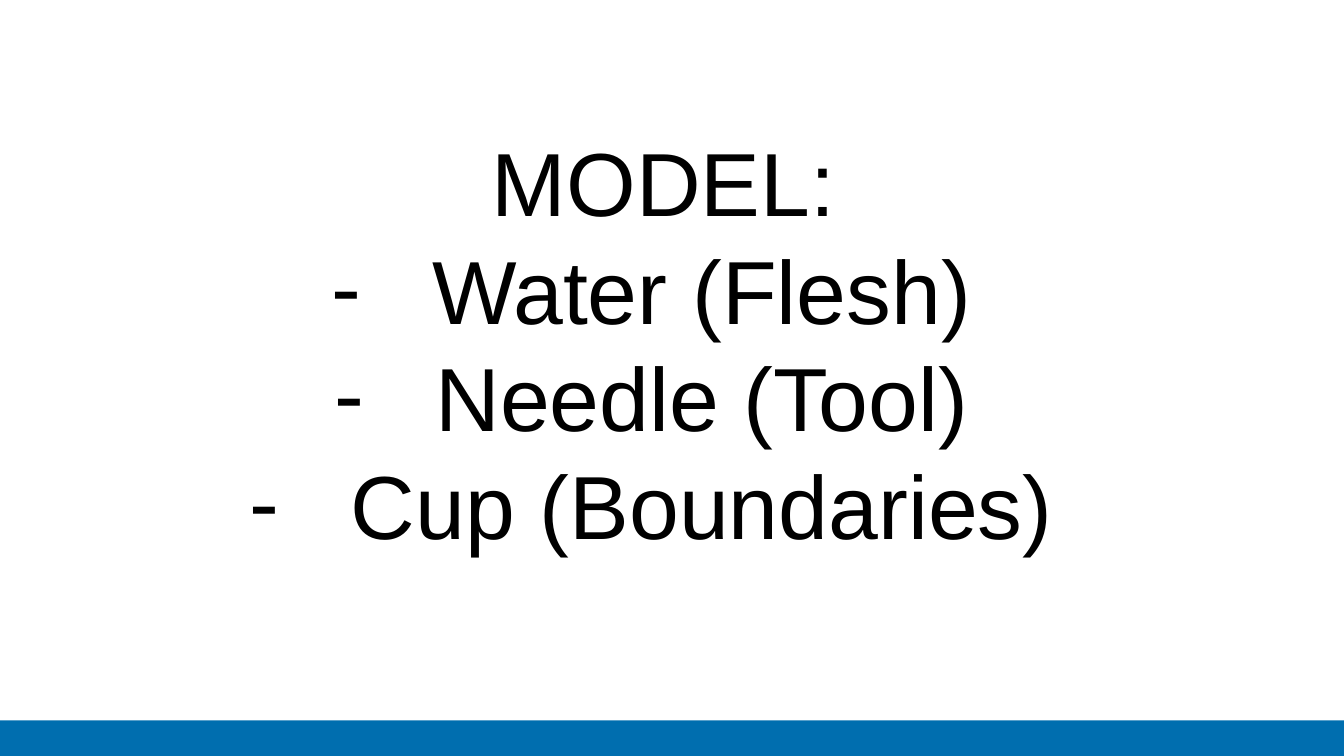
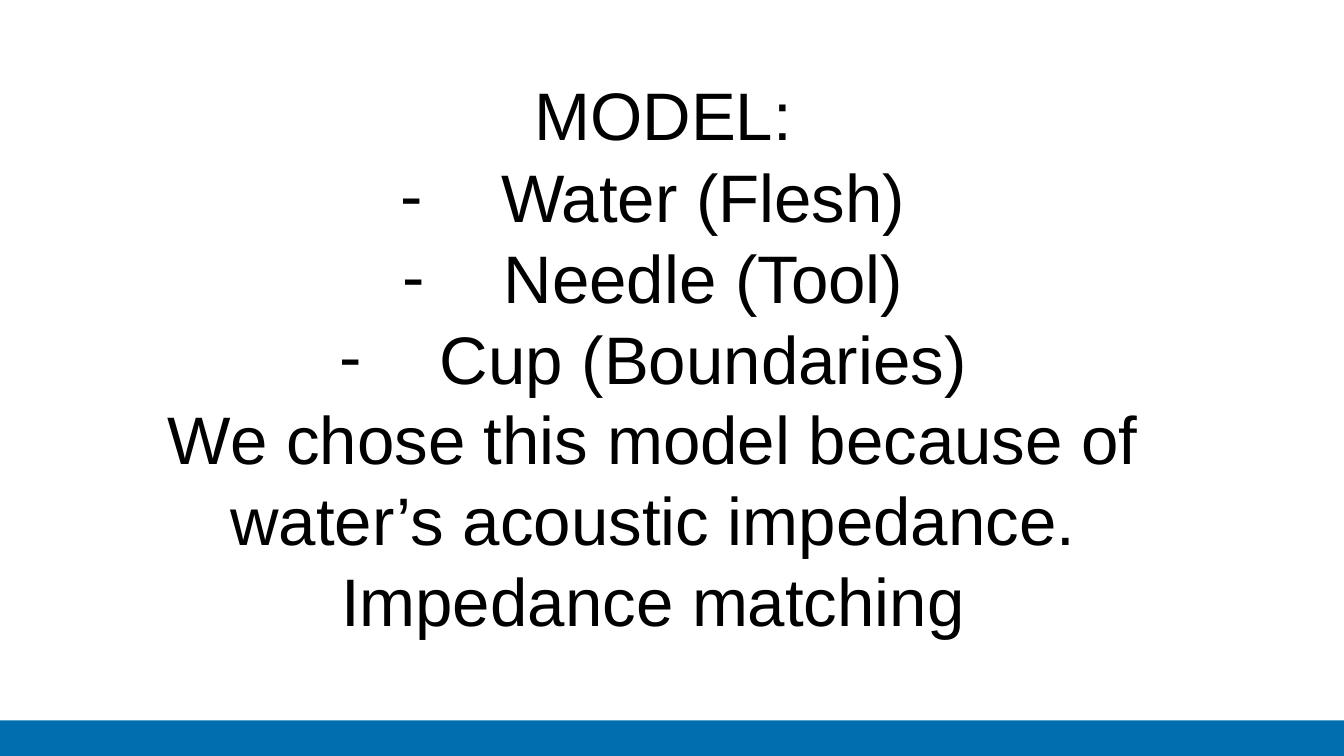
Before and after one commit to zacbaum/Winter-School-Group-2, a slide deck: slide 9 of Imperial College Presentation Template.pptx (slide 8 before the commit). Drawn at 1344x756 pixels with LibreOffice and Linux fonts; fonts in the diff are those of the drawing; background and template pictures are left out. Boxes give left, top, right and bottom in pixels: in the first picture for what was removed or moved away, otherwise in the second. Text is boxed around its words. In the diff, an @@ line names an element or a change of style, - is before the commit and + after.

```diff
--- a/Imperial College Presentation Template.pptx
+++ b/Imperial College Presentation Template.pptx
@@ text "MODEL:": place and size @@
-text "MODEL:" at (351,153,1053,555)
+text "MODEL:" at (168,93,1137,638)
@@ text at (440,93,967,396): size 48 to 36 pt in "MODEL:", "Water (Flesh)", "Needle (Tool)", "Cup (Boundaries)" @@
@@ text at (168,415,1137,638): paragraph added @@
+We chose this model because of water’s acoustic impedance. Impedance matching
```
Also in this commit, not shown: 2 other slides changed, 9 slides added, 2 slides removed.
